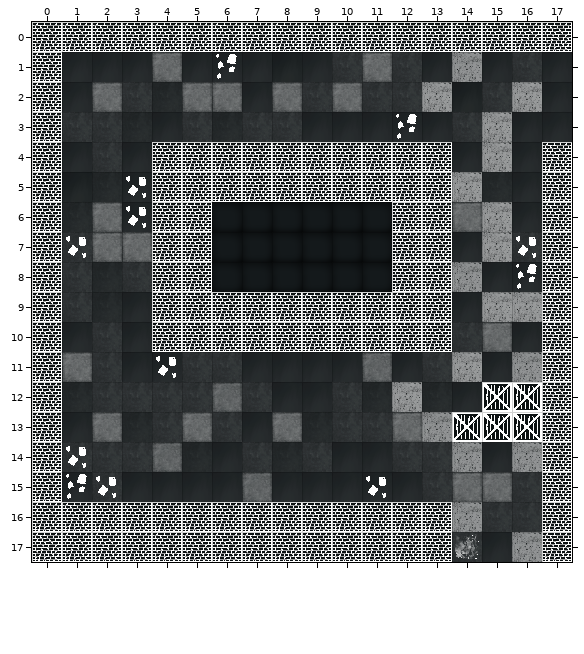
Tiled map -- assets/Level1.tmx. Above, as it was before the edit.
Cells are 30x30 px. Shown: x 0..17, y 0..17.
And afterwards:
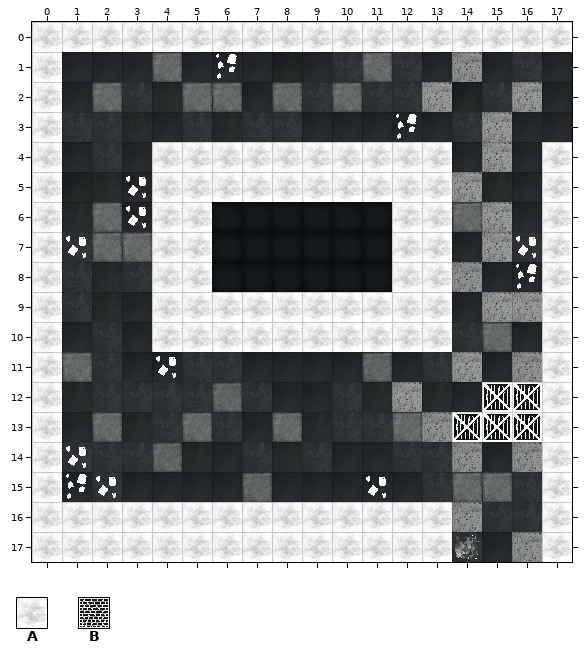
Key: from "VignetteEscapeTileSet": A 300, B 301.
_ is an empty cell.
From old to new:
Layer "Walls":
y 0: x 0..17 BBBBBBBBBBBBBBBBBB -> AAAAAAAAAAAAAAAAAA
y 1..3: x 0 B -> A
y 4..5: x 0 B -> A; x 4..13 BBBBBBBBBB -> AAAAAAAAAA; x 17 B -> A
y 6..8: x 0 B -> A; x 4..5 BB -> AA; x 12..13 BB -> AA; x 17 B -> A
y 9..10: x 0 B -> A; x 4..13 BBBBBBBBBB -> AAAAAAAAAA; x 17 B -> A
y 11..15: x 0 B -> A; x 17 B -> A
y 16..17: x 0..13 BBBBBBBBBBBBBB -> AAAAAAAAAAAAAA; x 17 B -> A
Changed places in both pictures, as pixel boxes (x1, y1, x2, y2):
changed: (32, 22, 572, 562)
